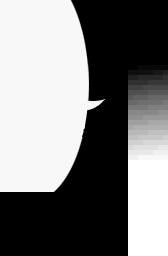
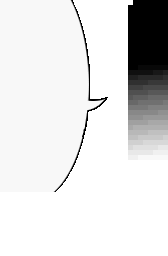
Before/after of a 168×256 layered artwork. What changed in the layer stack:
painted on "Layer 1" over left=72, top=0, right=76, bottom=170
painted on "Layer 0" over left=0, top=0, right=133, bottom=256
